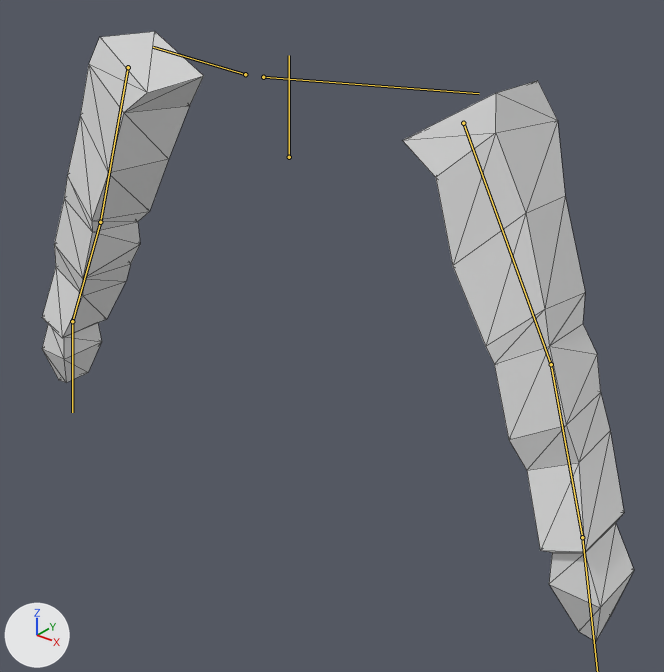
A saved change to the glTF model meshes/entities/player_models/male_arms_model/male_arm_model.glb.
The view is the same before and after, from a 50 mm lens placed at (0.974, -1.101, 0.554), pointed at (0.155, -0.077, -0.081). Arrows for +X, +Y and +Z are at lower left; the lights stay in place. The bones that bend it are drawn over the model as lines. Mesh edges are drawn as thin lines.
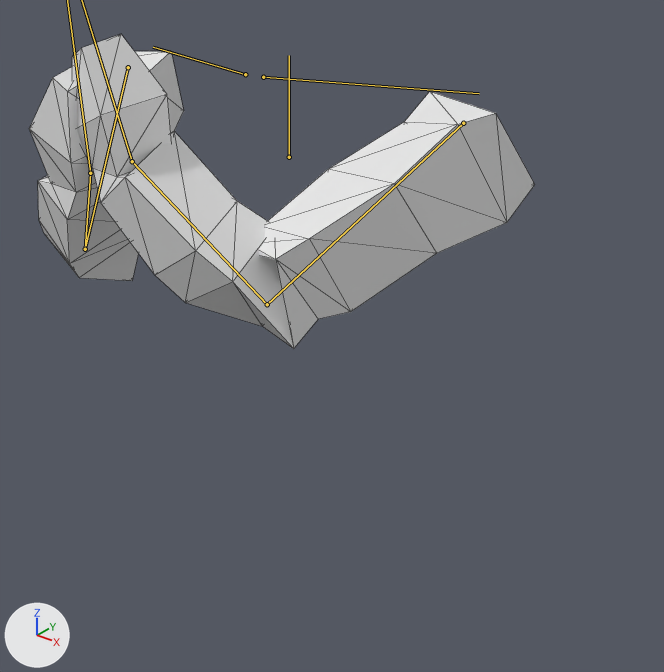
The newer file adds an action. The first version stands in its rest pose; the second is drawn at frame 40 of the action 'idle_rub_hands'.

Location of each change, [x1, y1, x2, y2] in pixels of the pictures (664 x 672 px):
'Cube.001', posed (15% narrower, 48% shorter)
    before: [42, 31, 634, 641]
    after: [29, 34, 535, 349]
bone 'upper_arm.L', root to tip
    before: (463, 123) to (551, 364)
    after: (463, 123) to (267, 304)
bone 'lowerarm.L', root to tip
    before: (551, 364) to (582, 537)
    after: (267, 304) to (132, 161)
bone 'upper_arm.R', root to tip
    before: (128, 67) to (100, 222)
    after: (128, 67) to (85, 249)
bone 'lowerarm.R', root to tip
    before: (100, 222) to (72, 321)
    after: (85, 249) to (90, 173)

The edits, one by one:
Bone 'upper_arm.L' (bone_upper_arm_l) turns from (0, 0, 0) to (53, 33, -26) degrees about its own x, y and z.
Bone 'lowerarm.L' (bone_lowerarm_l) turns from (0, 0, 0) to (100, 28, 45) degrees about its own x, y and z.
Bone 'hand.L' (bone_hand_l) turns from (0, 0, 0) to (39, -3, -23) degrees about its own x, y and z.
Bone 'upper_arm.R' (bone_upper_arm_r) turns from (0, 0, 0) to (48, -31, 28) degrees about its own x, y and z.
Bone 'lowerarm.R' (bone_lowerarm_r) turns from (0, 0, 0) to (100, -28, -45) degrees about its own x, y and z.
Bone 'hand.R' (bone_hand_r) turns from (0, 0, 0) to (35, 2, 23) degrees about its own x, y and z.
